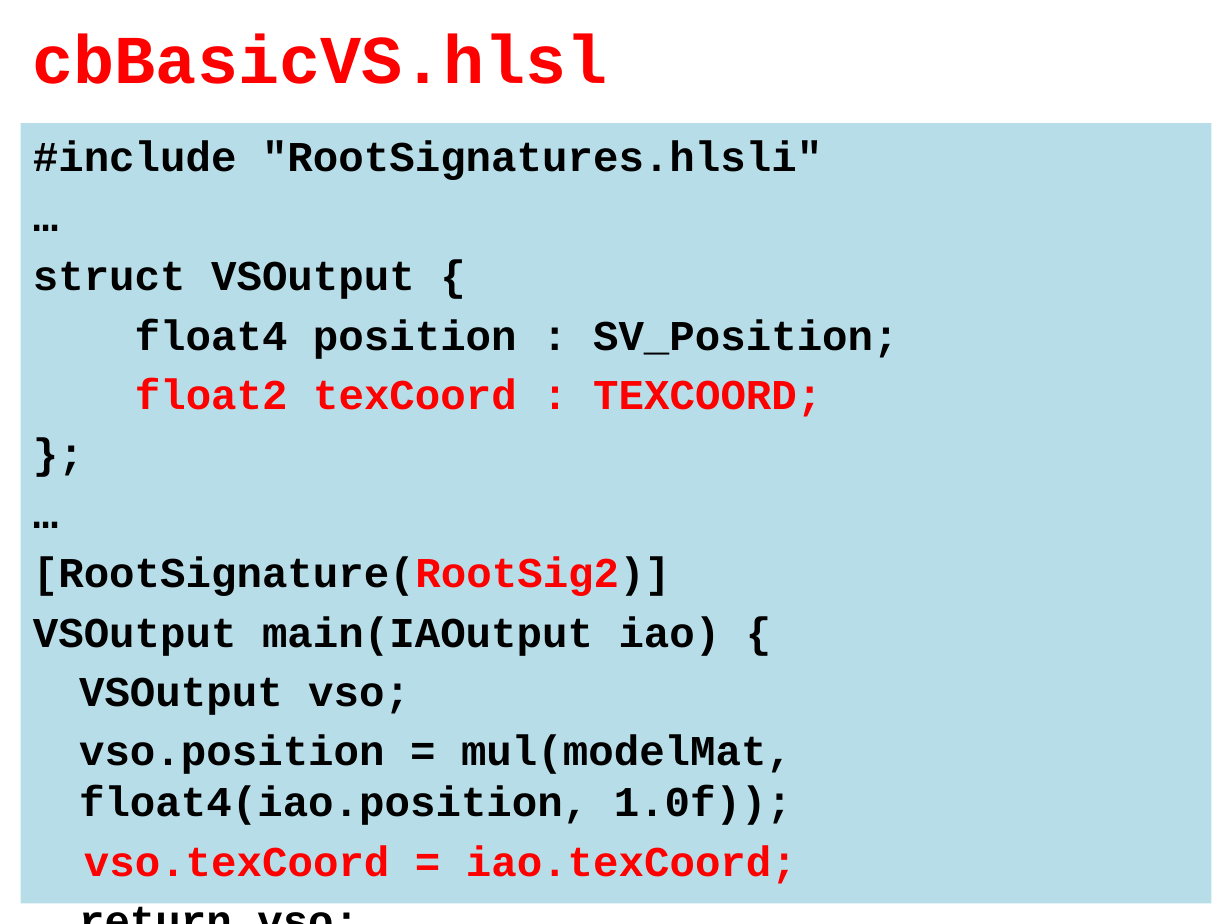
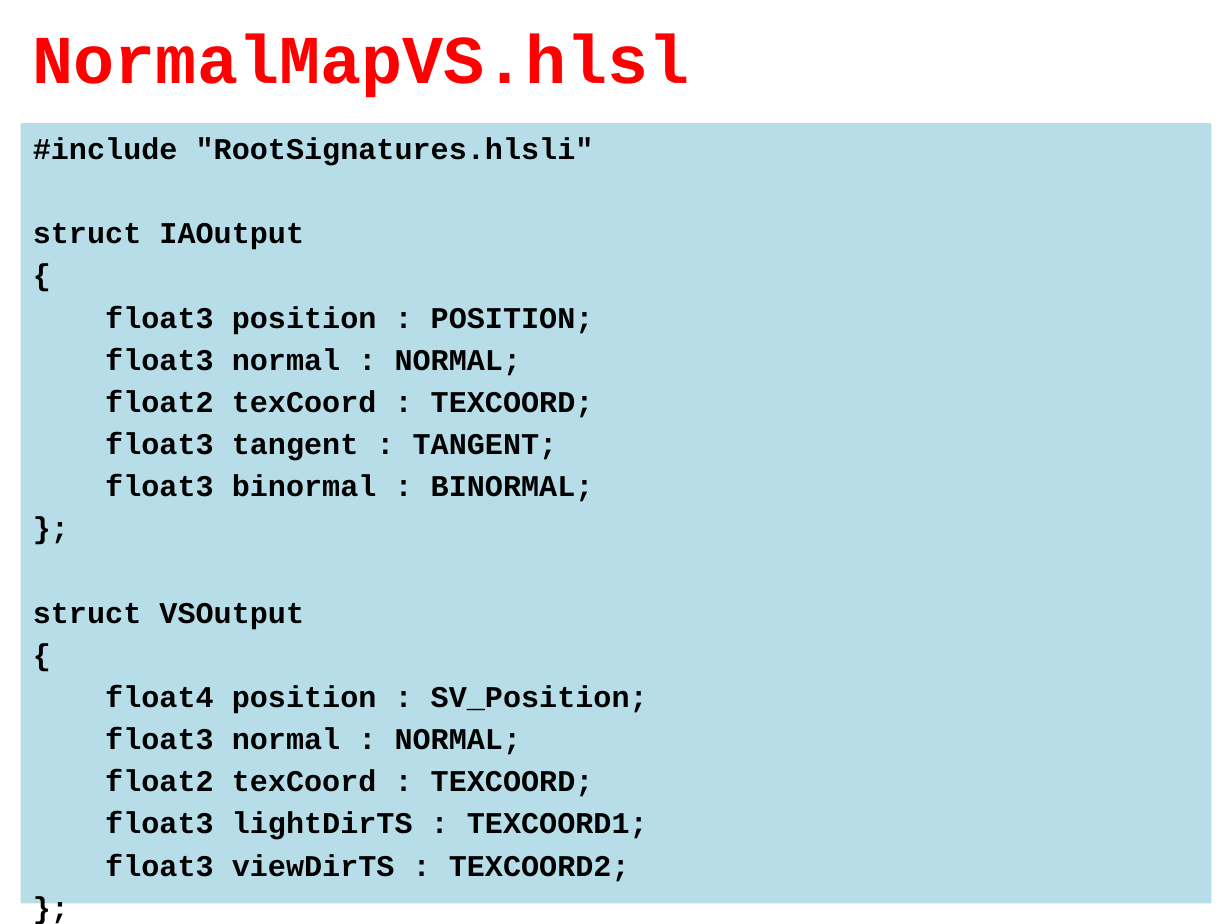
Before and after one commit to tyekx/dx12, a slide deck: slide 18 of Slides/ggl005-Bump.pptx (slide 20 before the commit). Drawn at 1232x924 pixels with LibreOffice and Linux fonts; fonts in the diff are those of the drawing; background and template pictures are left out. Boxes give left, top, right and bottom in pixels: in the first picture for what was removed or moved away, otherwise in the second. Text is boxed around its words. In the diff, an @@ line names an element or a change of style, - is before the commit and + after.

```diff
--- a/Slides/ggl005-Bump.pptx
+++ b/Slides/ggl005-Bump.pptx
@@ title at (x1=33, y1=34, x2=690, y2=98): text changed @@
-cbBasicVS.hlsl
+NormalMapVS.hlsl
@@ text at (x1=33, y1=137, x2=648, y2=797): size 24.8 to 17.6 pt in "#include "RootSignatures.hlsli"", "float4 position : SV_Position;", "float2 texCoord : TEXCOORD;", "};"; text colour #FF0000 to #000000 in "float2 texCoord : TEXCOORD;"; less space between paragraphs @@
@@ text at (x1=33, y1=223, x2=594, y2=630): text changed; size 24.8 to 17.6 pt @@
-…
-struct VSOutput {
+struct IAOutput
+{
+float3 position : POSITION;
+float3 normal : NORMAL;
+float2 texCoord : TEXCOORD;
+float3 tangent : TANGENT;
+float3 binormal : BINORMAL;
+};
+struct VSOutput
+{
@@ text at (x1=33, y1=556, x2=797, y2=884): paragraphs removed @@
-…
-[RootSignature(RootSig2)]
-VSOutput main(IAOutput iao) {
-VSOutput vso;
-vso.position = mul(modelMat, float4(iao.position, 1.0f));
-vso.texCoord = iao.texCoord;
-return vso;
-}
@@ text at (x1=105, y1=728, x2=522, y2=755): paragraph added @@
+float3 normal : NORMAL;
@@ text at (x1=105, y1=812, x2=648, y2=882): paragraphs added @@
+float3 lightDirTS : TEXCOORD1;
+float3 viewDirTS : TEXCOORD2;
```
Also in this commit, not shown: 15 other slides changed, 15 slides added, 4 slides removed, 8 other files.
